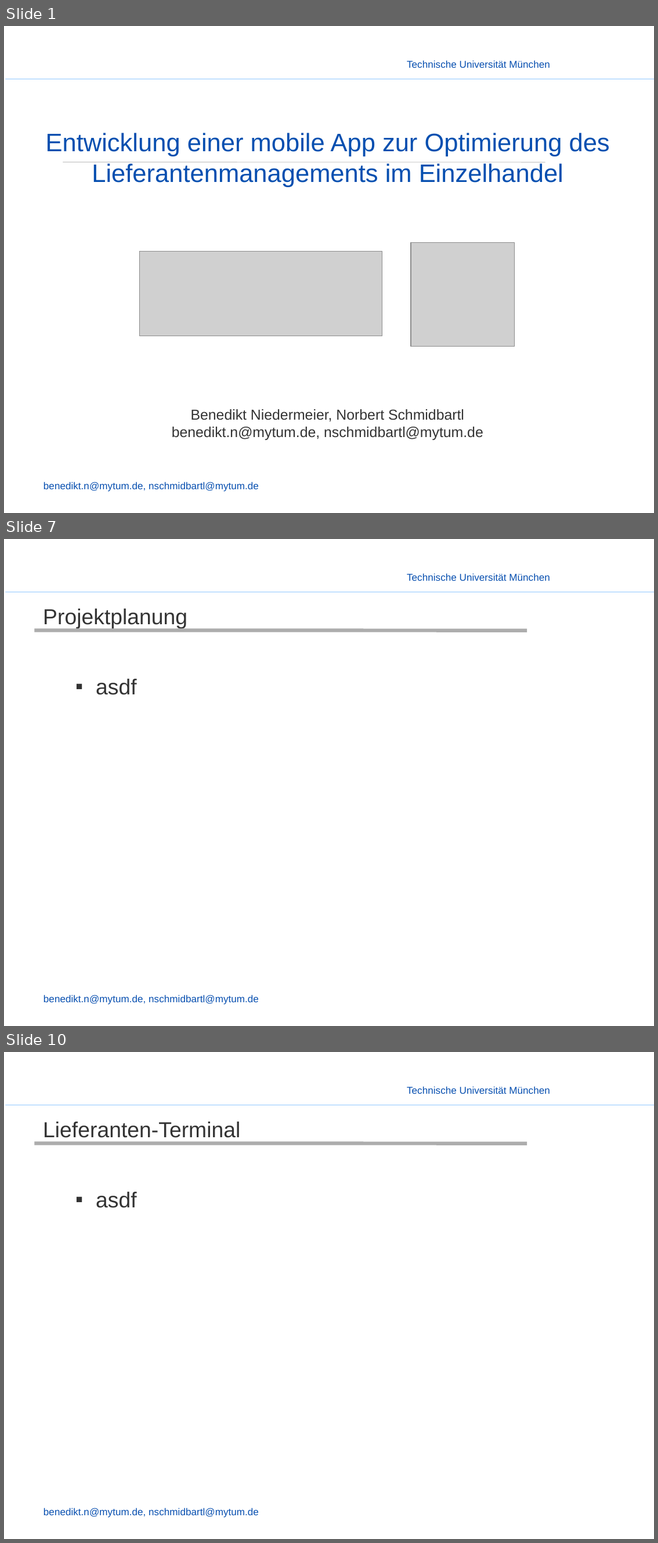
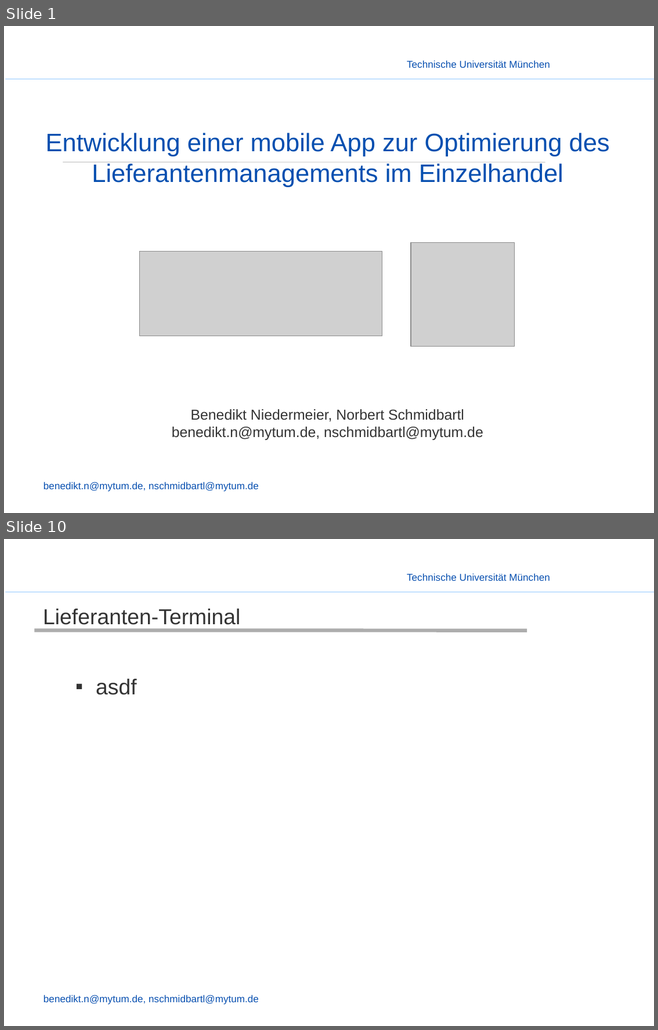
Before and after one commit to enjayes/logistikapp, a slide deck: Präsentation/Presentation - Benjo.pptx. Shown one above the other, each under a label of ours: slides 1, 7 and 10 before the commit, slides 1 and 10 after it; the slides between them are not shown. The pictures are 658x1543 and 658x1030 pixels, drawn with LibreOffice and Linux fonts; fonts in the diff are those of the drawing; grey boxes stand for pictures; background and template pictures are left out. Boxes give left, top, right and bottom in pixels: in the first picture for what was removed or moved away, otherwise in the second. Text is boxed around its words. In the diff, an @@ line names an element or a change of style, - is before the commit and + after.

```diff
--- a/Präsentation/Presentation - Benjo.pptx
+++ b/Präsentation/Presentation - Benjo.pptx
@@ slide 7 removed at box(4, 539, 654, 1026), background picture (left out); not listed: 3 template elements that a slide beside it also shows @@
@@ title removed at box(43, 609, 187, 629) @@
-Projektplanung
@@ line removed from (35, 631) to (527, 631) @@
@@ text removed at box(96, 679, 137, 695) @@
-  ▪ asdf
```
Also in this commit, not shown: 1 slide changed, 7 slides added, 6 other slides removed, 1 other file.
